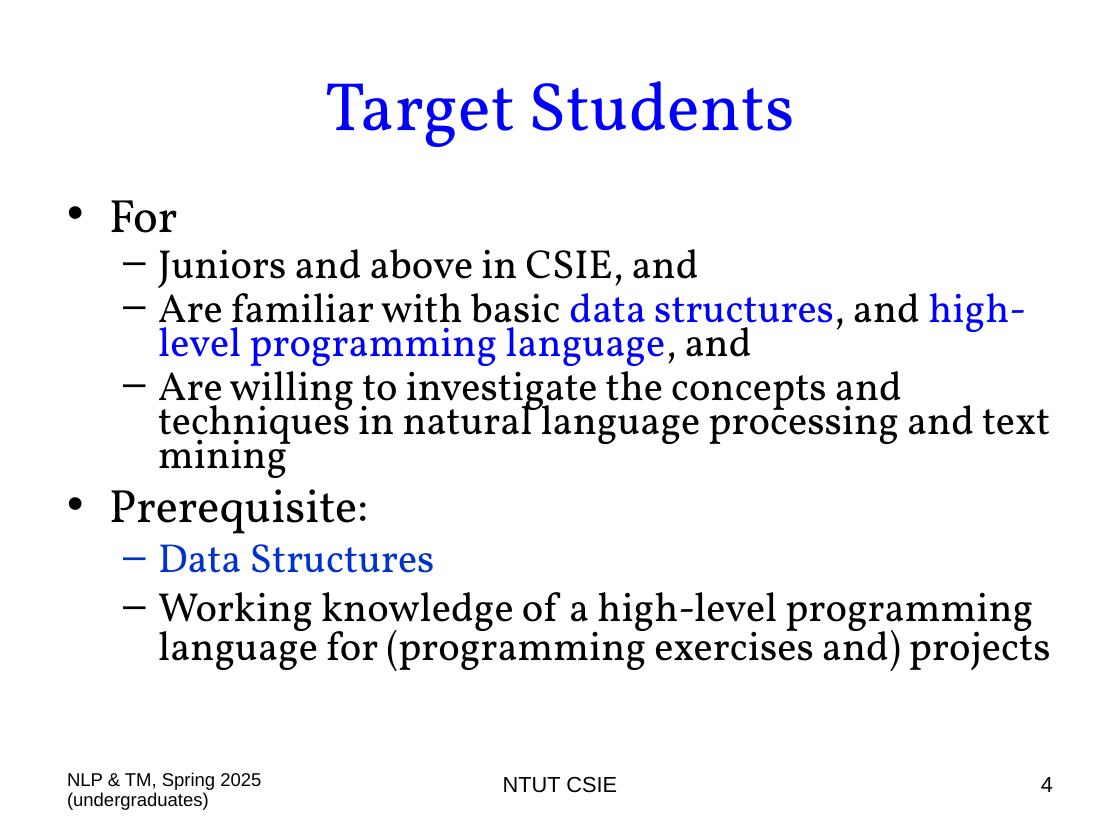
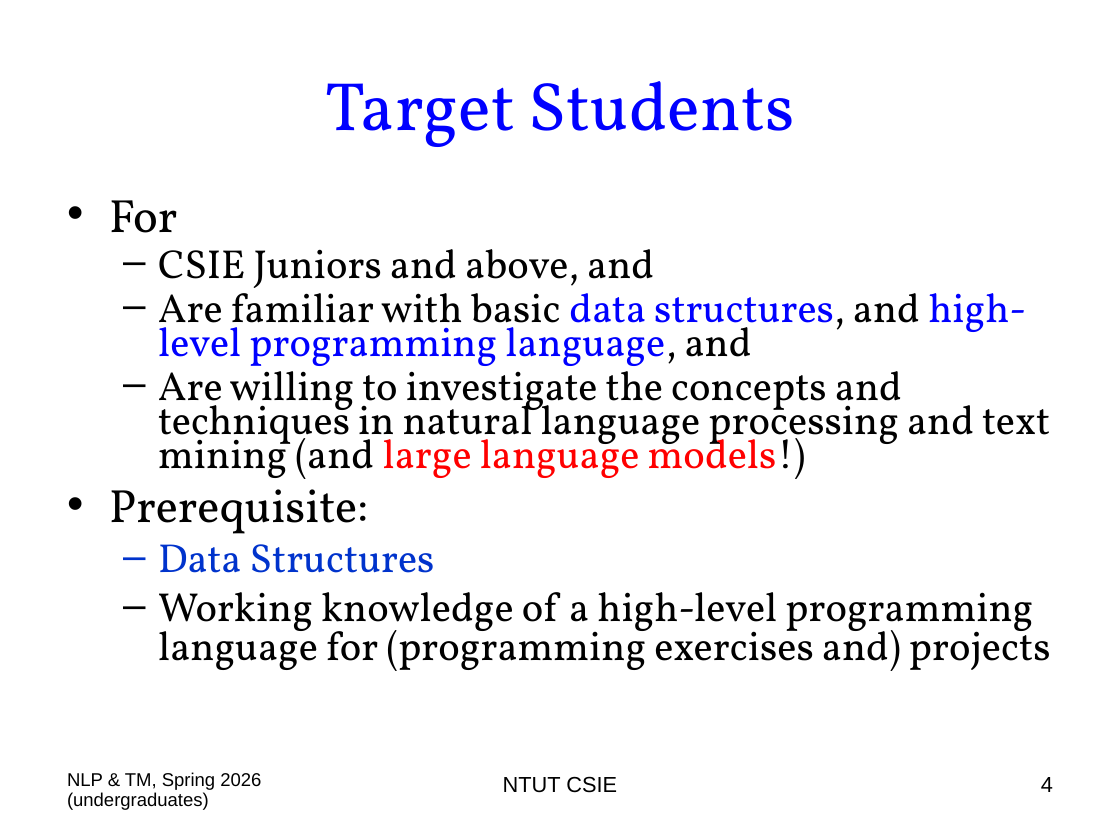
Before and after one commit to chriswjh/chriswjh.github.io, a slide deck: slide 4 of NLP_TM/00-Overview.ppt. Drawn at 1120x840 pixels with LibreOffice and Linux fonts; fonts in the diff are those of the drawing. Boxes give left, top, right and bottom in pixels: in the first picture for what was removed or moved away, otherwise in the second. Text is boxed around its words. In the diff, an @@ line names an element or a change of style, - is before the commit and + after.

```diff
--- a/NLP_TM/00-Overview.ppt
+++ b/NLP_TM/00-Overview.ppt
@@ text at bbox=[158, 249, 654, 296]: text changed @@
-  – Juniors and above in CSIE, and
+  – CSIE Juniors and above, and
@@ text at bbox=[158, 361, 1050, 479]: text changed @@
-  – Are willing to investigate the concepts and techniques in natural language processing and text mining
+  – Are willing to investigate the concepts and techniques in natural language processing and text mining (and large language models!)
@@ text at bbox=[67, 772, 261, 810]: text changed @@
-NLP & TM, Spring 2025 (undergraduates)
+NLP & TM, Spring 2026 (undergraduates)
```
Also in this commit, not shown: 45 other slides changed, 1 slide added.
